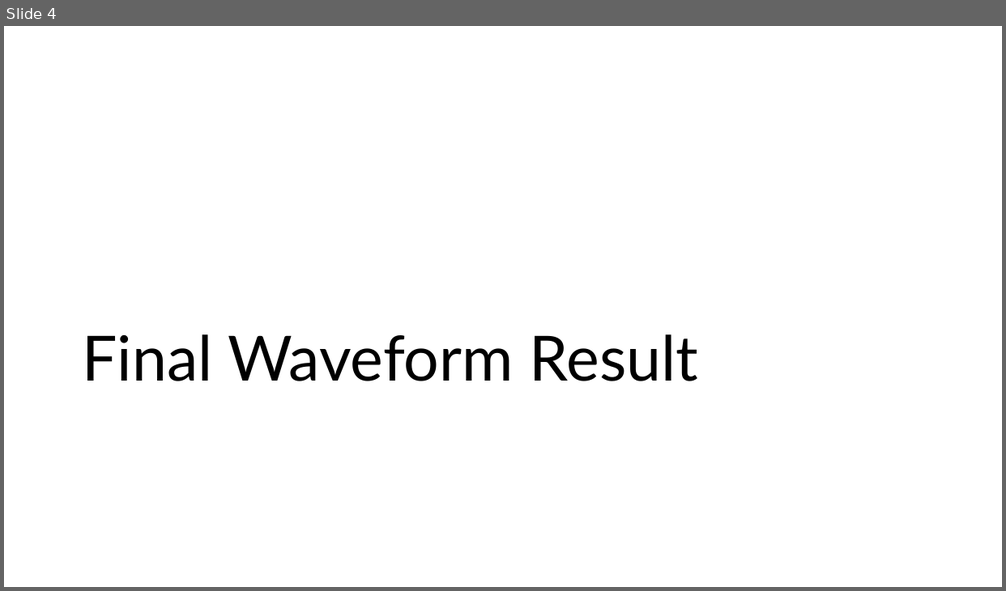
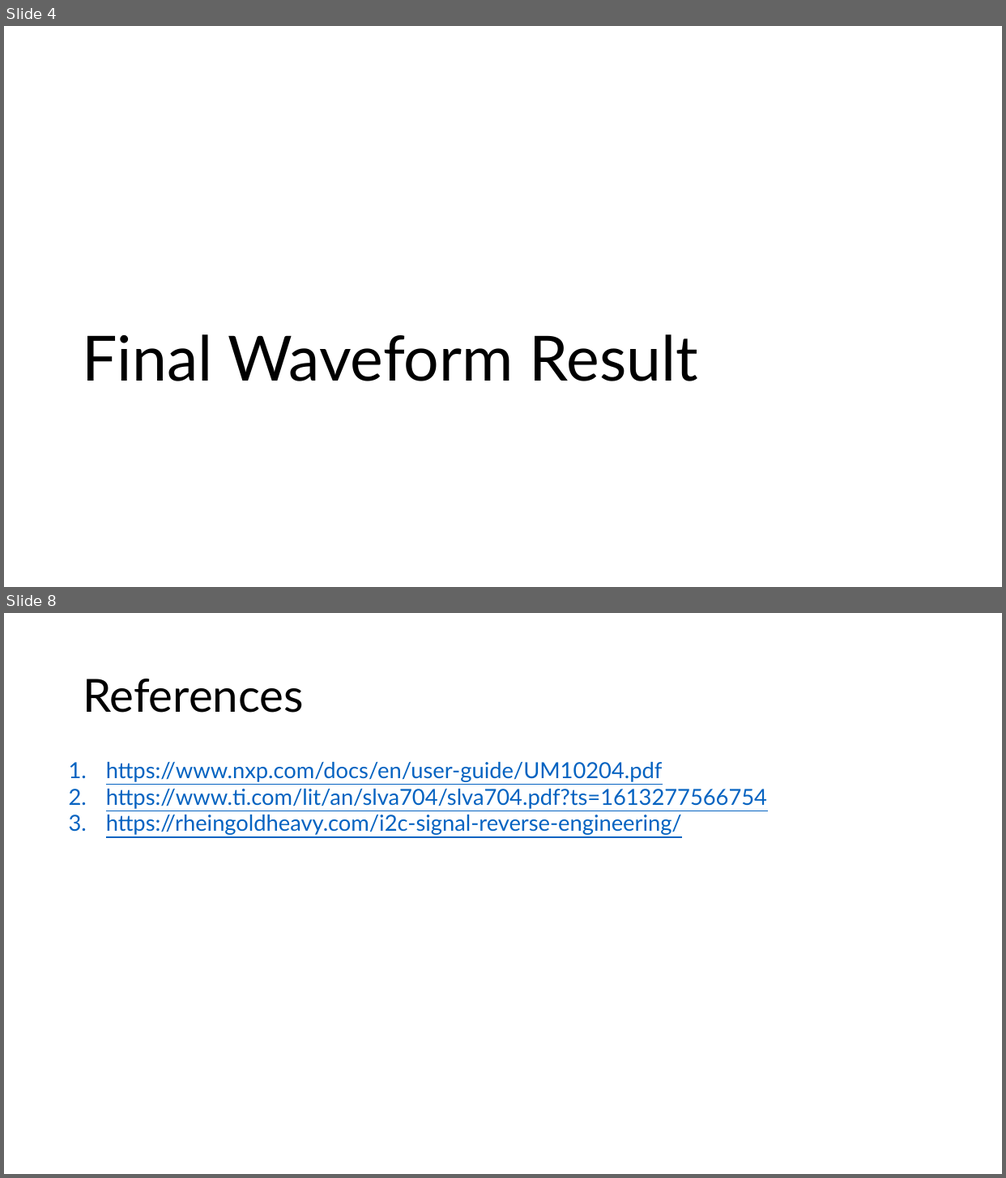
Before and after one commit to Akhila96Rao/FPGA-Project, a slide deck: I2C/I2C_implementation_Summary.pptx. Shown one above the other, each under a label of ours: slide 4 before the commit, slides 4 and 8 after it; the slides between them are not shown. The pictures are 1006x591 and 1006x1178 pixels, drawn with LibreOffice and Linux fonts; fonts in the diff are those of the drawing. Boxes give left, top, right and bottom in pixels: in the first picture for what was removed or moved away, otherwise in the second. Text is boxed around its words. In the diff, an @@ line names an element or a change of style, - is before the commit and + after.

```diff
--- a/I2C/I2C_implementation_Summary.pptx
+++ b/I2C/I2C_implementation_Summary.pptx
@@ slide 8 added at box(4, 613, 1002, 1174), background #FFFFFF @@
@@ title added at box(83, 679, 304, 713), 33 pt, text #000000 @@
+References
@@ text added at box(106, 762, 767, 835), 16 pt, text #0563C1, underline @@
+1. https://www.nxp.com/docs/en/user-guide/UM10204.pdf
+2. https://www.ti.com/lit/an/slva704/slva704.pdf?ts=1613277566754
+3. https://rheingoldheavy.com/i2c-signal-reverse-engineering/
```
Also in this commit, not shown: 1 slide changed, 2 other slides added, 3 slides removed.
